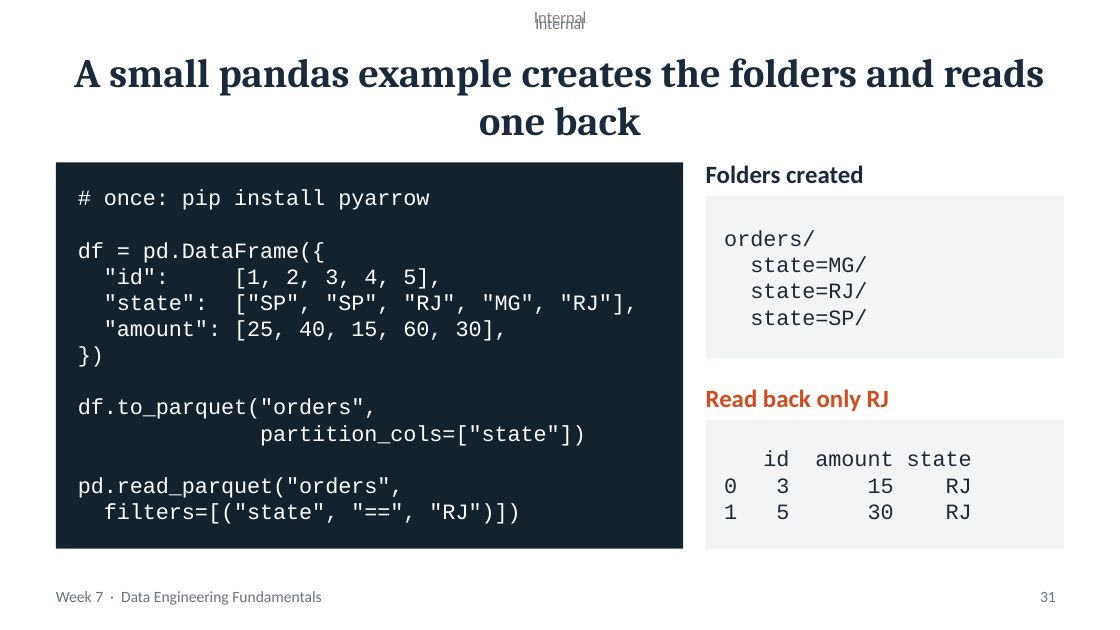
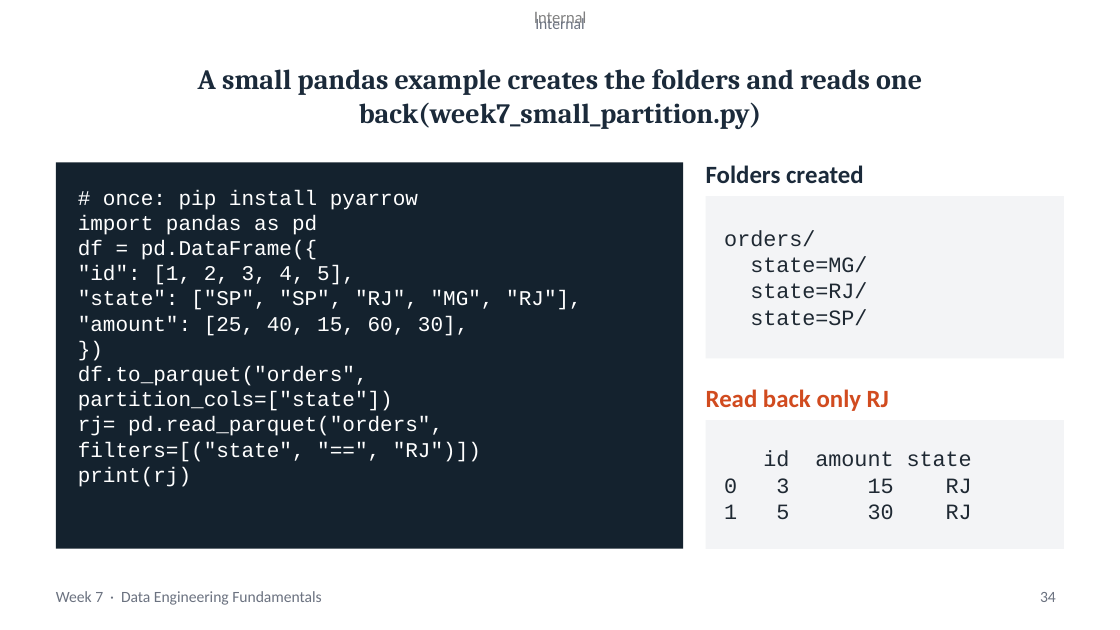
Before and after one commit to joejoe192/olist-de-capstone, a slide deck: slide 34 of week7_day_1_file_formats_and_working_at_scale.pptx (slide 31 before the commit). Drawn at 1120x630 pixels with LibreOffice and Linux fonts; fonts in the diff are those of the drawing. Boxes give left, top, right and bottom in pixels: in the first picture for what was removed or moved away, otherwise in the second. Text is boxed around its words. In the diff, an @@ line names an element or a change of style, - is before the commit and + after.

```diff
--- a/week7_day_1_file_formats_and_working_at_scale.pptx
+++ b/week7_day_1_file_formats_and_working_at_scale.pptx
@@ title at [198,69,922,129]: text changed; size 34.7 to 24 pt @@
-A small pandas example creates the folders and reads one back
+A small pandas example creates the folders and reads one back(week7_small_partition.py)
@@ text in rectangle at [78,190,582,462]: size 18.7 to 18 pt in "# once: pip install pyarrow", "df = pd.DataFrame({", ""id": [1, 2, 3, 4, 5],", ""state": ["SP", "SP", "RJ", "MG", "RJ"]," and 5 more places @@
@@ text in rectangle at [78,215,317,235]: paragraph added @@
+import pandas as pd
@@ text in rectangle at [78,416,443,436]: text changed; size 18.7 to 18 pt @@
-pd.read_parquet("orders",
+rj= pd.read_parquet("orders",
@@ text in rectangle at [78,467,191,487]: paragraph added @@
+print(rj)
@@ page number at [1040,592,1056,602]: text changed @@
-31
+34
```
Also in this commit, not shown: 6 other slides changed, 3 slides added.
